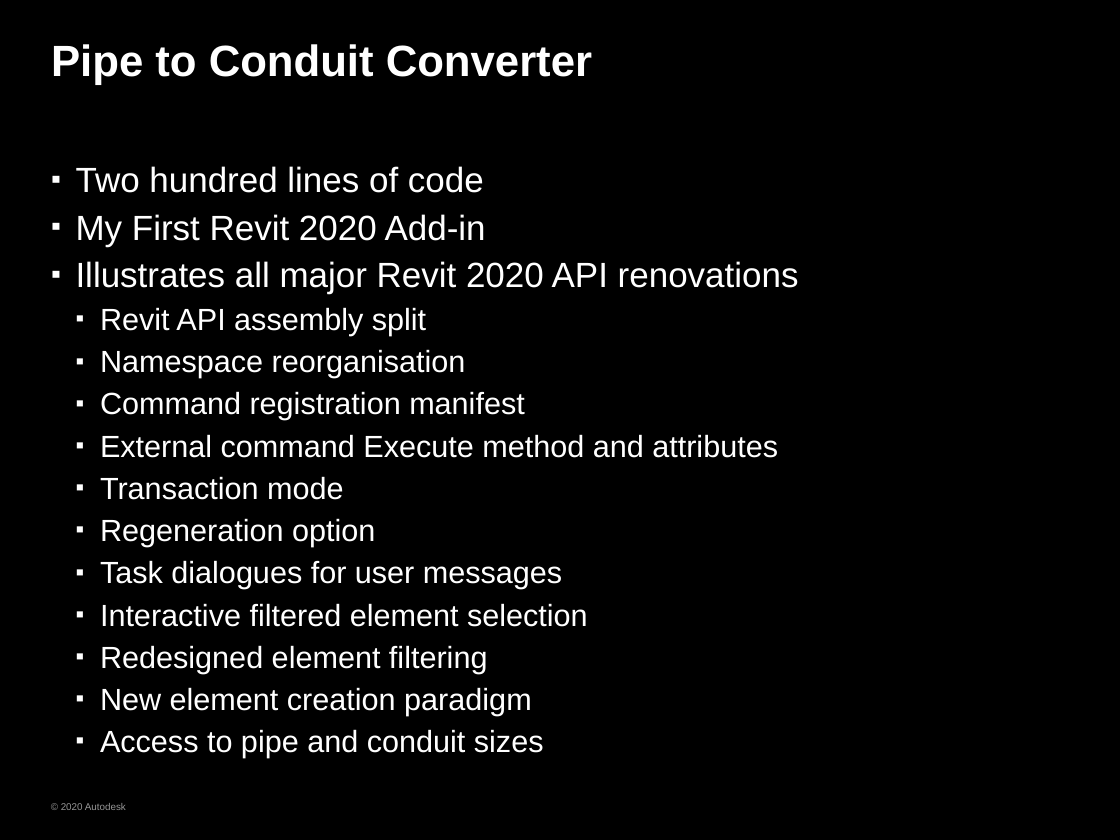
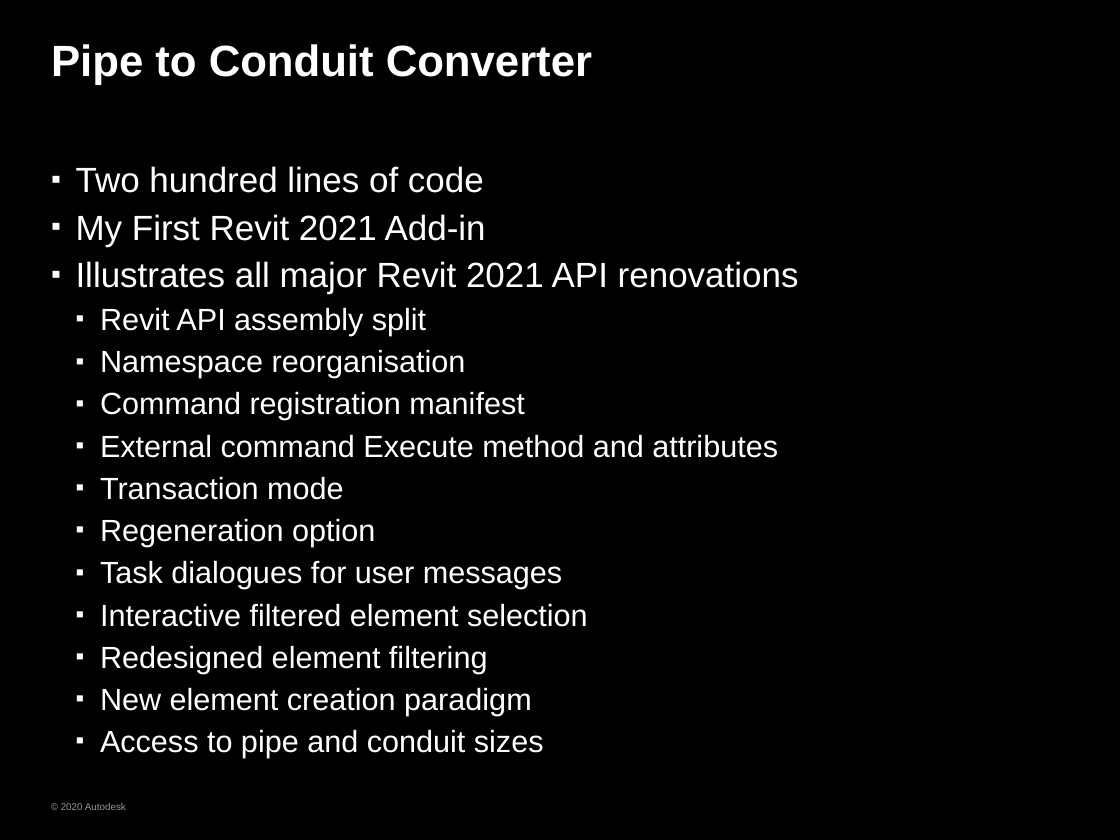
Before and after one commit to ADN-DevTech/RevitTrainingMaterial, a slide deck: slide 58 of Presentation/5_RME_API.pptx. Drawn at 1120x840 pixels with LibreOffice and Linux fonts; fonts in the diff are those of the drawing; background and template pictures are left out. Boxes give left, top, right and bottom in pixels: in the first picture for what was removed or moved away, otherwise in the second. Text is boxed around its words. In the diff, an @@ line names an element or a change of style, - is before the commit and + after.

```diff
--- a/Presentation/5_RME_API.pptx
+++ b/Presentation/5_RME_API.pptx
@@ text at (x1=76, y1=214, x2=799, y2=294): text changed @@
-▪ My First Revit 2020 Add-in
-▪ Illustrates all major Revit 2020 API renovations
+▪ My First Revit 2021 Add-in
+▪ Illustrates all major Revit 2021 API renovations
```
Also in this commit, not shown: 31 other files.
